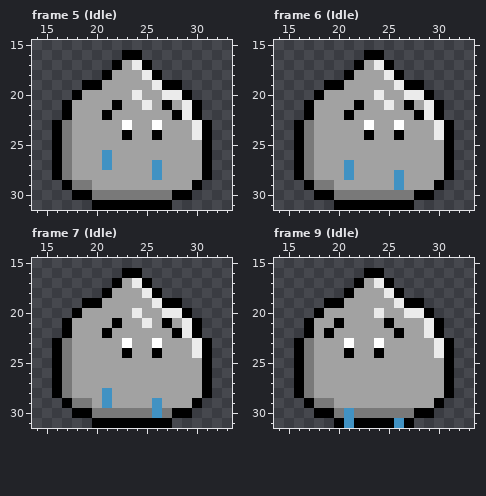
Pixel-art file: Assets/Visuals/Sprites/Slime.aseprite. The picture above is the old version.
48x32 pixels, 23 frames. Shown: frame 5 (Idle): x 14..33, y 15..31; frame 6 (Idle): x 14..33, y 15..31; frame 7 (Idle): x 14..33, y 15..31; frame 9 (Idle): x 14..33, y 15..31. The commit also changed other frames, which this record leaves out.
The result:
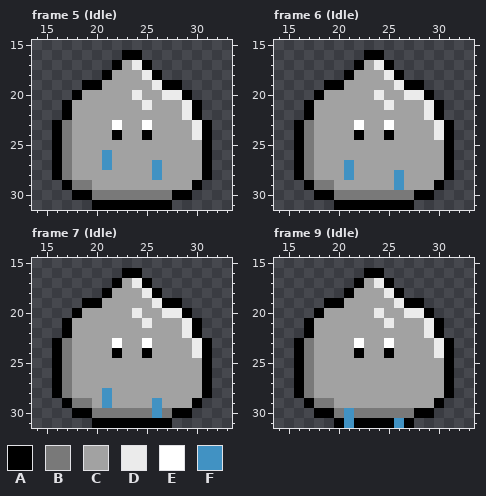
Palette (. is transparent): A #000000  B #797979  C #a2a2a2  D #ebebeb  E #ffffff  F #4192c3
The edit:
Frame 5 (Idle):
Colour C gives way to colour A in row 24 at x 22 and 25.
Colour A gives way to colour C in row 21 at x 22 and 27; in row 22 at x 21 and 28; in row 24 at x 23 and 26.
Colour E gives way to colour C in row 23 at x 23 and 26.
Colour C gives way to colour E in row 23 at x 22 and 25.
Frame 6 (Idle): the same change as frame 5 (Idle)
Frame 7 (Idle): the same change as frame 5 (Idle)
Frame 9 (Idle):
Colour C gives way to colour A in row 24 at x 22 and 25.
Colour A gives way to colour C in row 21 at x 20; in row 22 at x 19 and 26; in row 24 at x 21 and 24.
Colour E gives way to colour C in row 23 at x 21 and 24.
Colour A gives way to colour D in row 21 at x 25.
Colour C gives way to colour E in row 23 at x 22 and 25.
